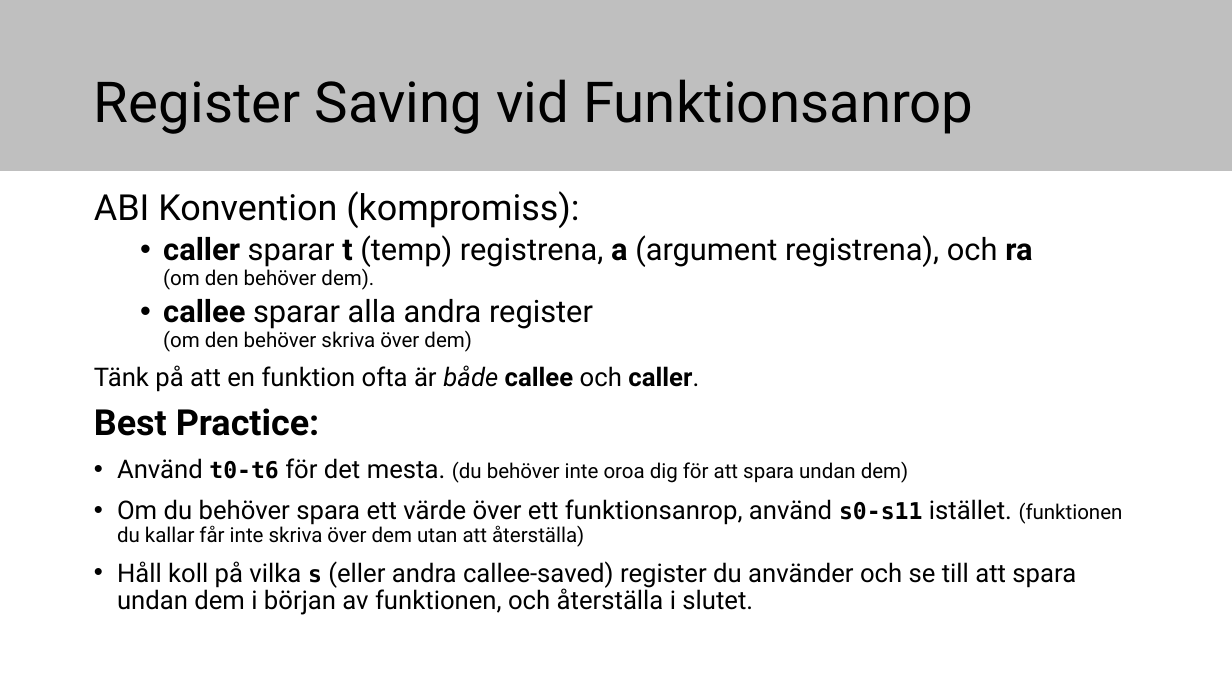
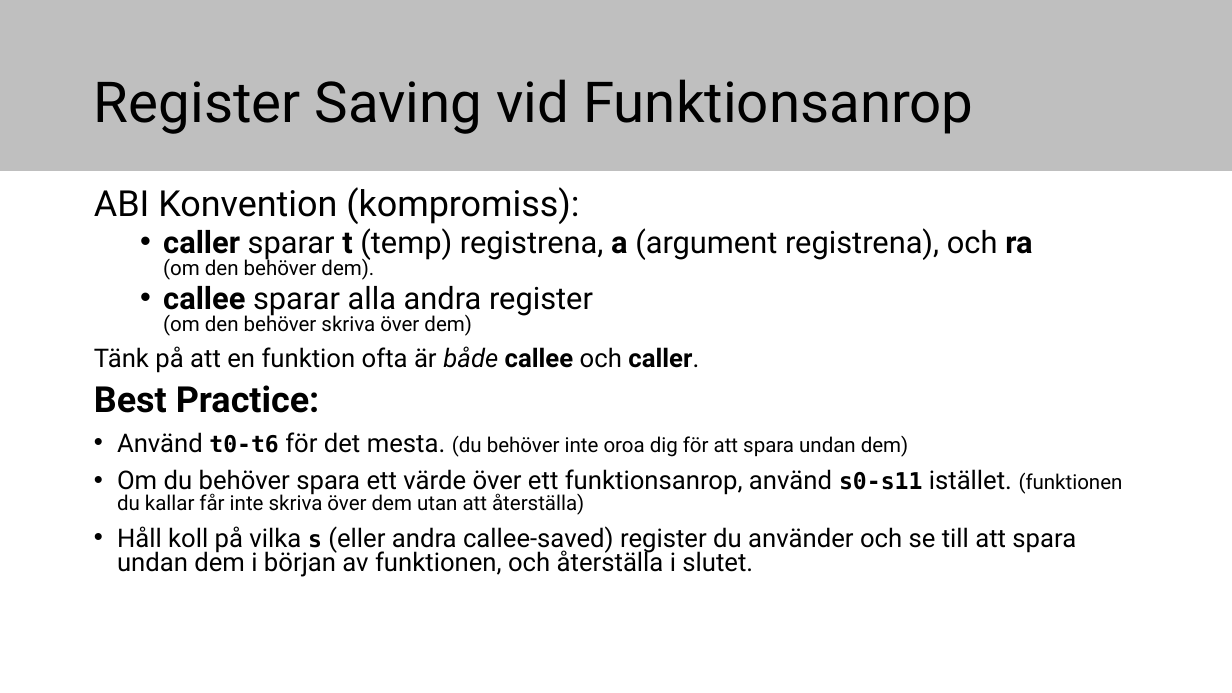
Before and after one commit to elias-at-chalmers/mop-lecture_notes-mirror, a slide deck: slide 13 of slides/lecture03-assembly2.pptx. Drawn at 1232x693 pixels with LibreOffice and Linux fonts; fonts in the diff are those of the drawing. Boxes give left, top, right and bottom in pixels: in the first picture for what was removed or moved away, otherwise in the second. Text is boxed around its words. In the diff, an @@ line names an element or a change of style, - is before the commit and + after.

```diff
--- a/slides/lecture03-assembly2.pptx
+++ b/slides/lecture03-assembly2.pptx
@@ text "ABI Konvention (kompromiss):" at (94,187,1123,577): line spacing 0.9 to 0.8 @@
```
Also in this commit, not shown: 1 other slide changed.
